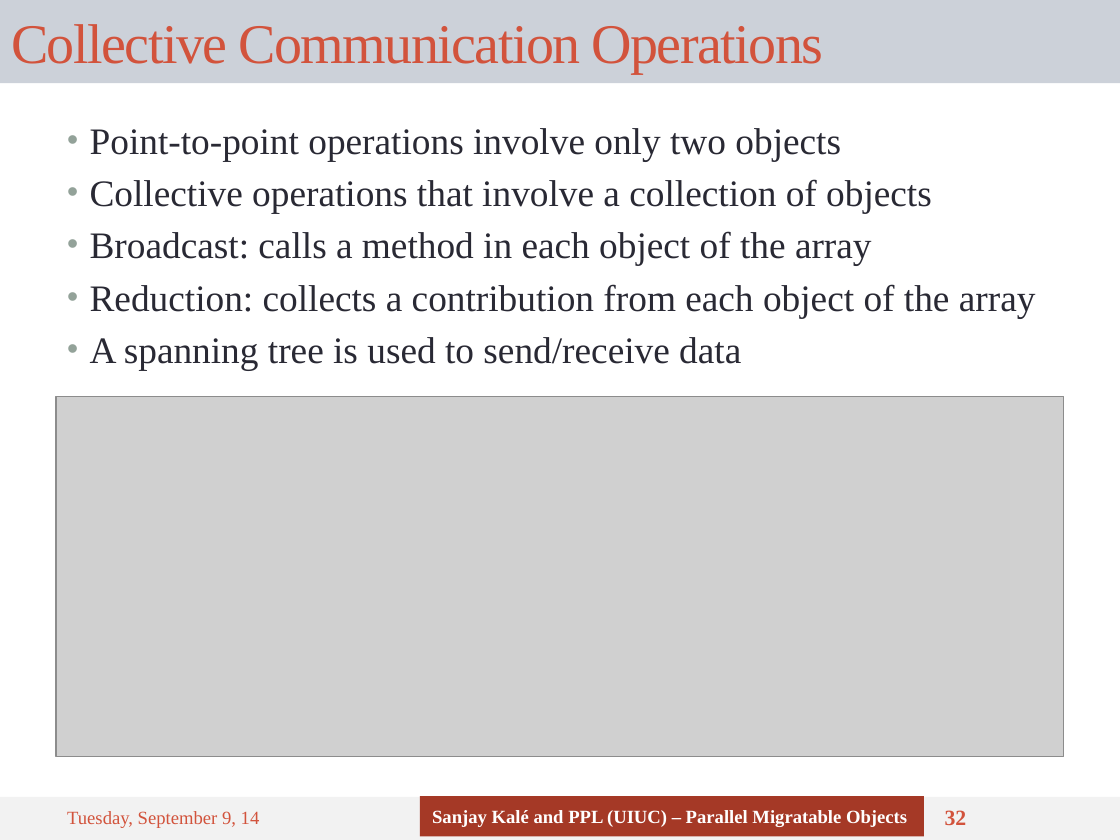
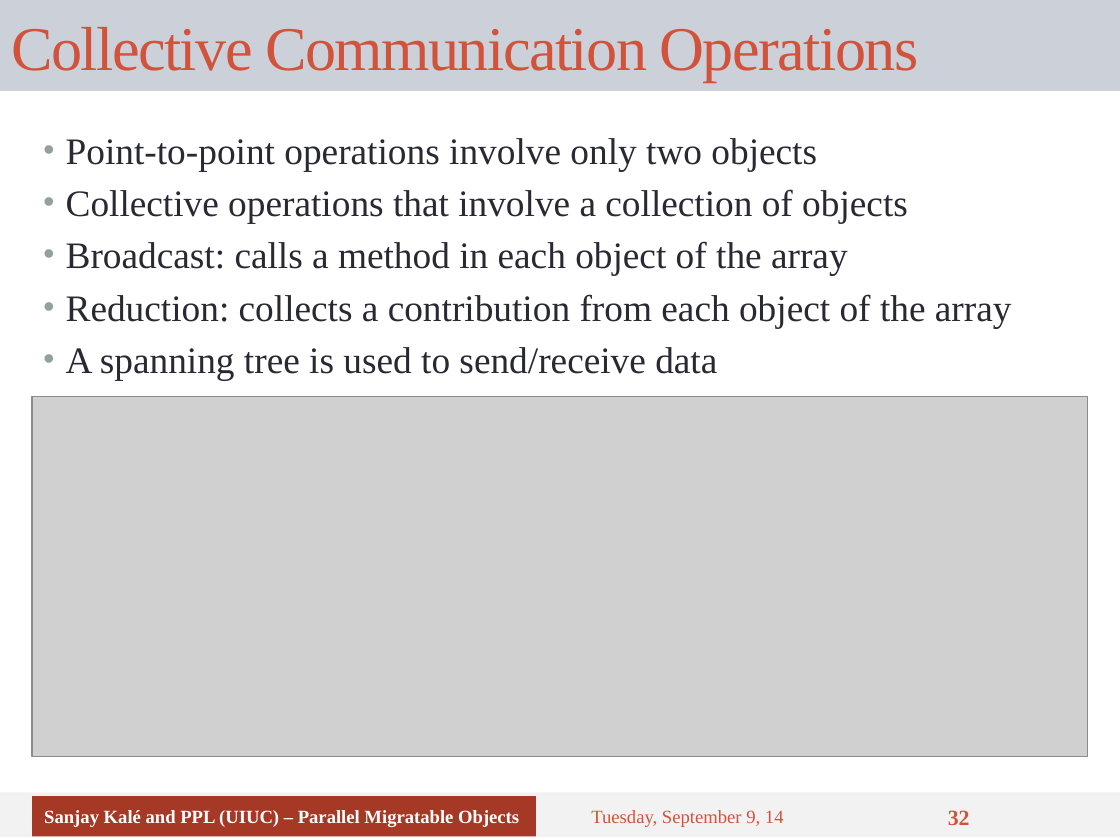
Before and after one commit to UIUC-PPL/charm_tutorial, a slide deck: slide 32 of tutorial-04-charm_basics.pptx. Drawn at 1120x840 pixels with LibreOffice and Linux fonts; fonts in the diff are those of the drawing; grey boxes stand for pictures. Boxes give left, top, right and bottom in pixels: in the first picture for what was removed or moved away, otherwise in the second. Text is boxed around its words. In the diff, an @@ line names an element or a change of style, - is before the commit and + after.

```diff
--- a/tutorial-04-charm_basics.pptx
+++ b/tutorial-04-charm_basics.pptx
@@ title "Collective Communication Operations": place and size @@
-title "Collective Communication Operations" at box(0, 0, 1120, 83)
+title "Collective Communication Operations" at box(0, 0, 1120, 91)
@@ title "Collective Communication Operations" at box(0, 0, 1120, 91): size 36 to 40 pt @@
@@ text "Point-to-point operations involve only two ...": place and size @@
-text "Point-to-point operations involve only two ..." at box(90, 128, 1036, 370)
+text "Point-to-point operations involve only two ..." at box(66, 138, 1012, 380)
@@ text "Point-to-point operations involve only two ..." at box(66, 138, 1012, 380): vertical alignment top to middle @@
@@ picture: place and size @@
-picture at box(56, 396, 1064, 757)
+picture at box(32, 396, 1088, 757)
@@ rectangle: place and size @@
-rectangle at box(0, 797, 1120, 840)
+rectangle at box(0, 793, 1120, 838)
@@ rectangle "Sanjay Kalé and PPL (UIUC) ...": place and size @@
-rectangle "Sanjay Kalé and PPL (UIUC) ..." at box(420, 796, 924, 837)
+rectangle "Sanjay Kalé and PPL (UIUC) ..." at box(32, 796, 536, 837)
@@ text "Tuesday, September 9, 14": place and size @@
-text "Tuesday, September 9, 14" at box(67, 811, 260, 828)
+text "Tuesday, September 9, 14" at box(591, 810, 784, 827)
```
Also in this commit, not shown: 35 other slides changed.
